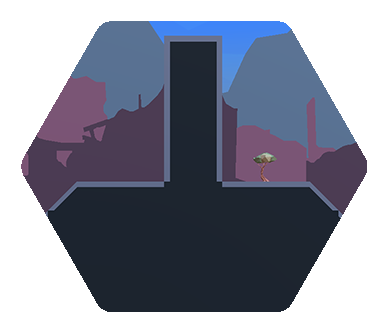
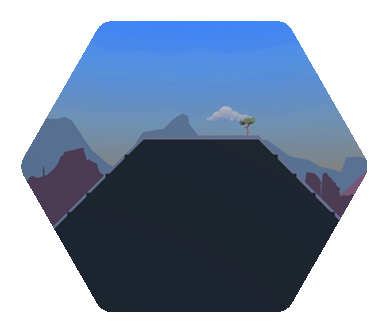
Layered file, before and after one edit (388 x 335). Changes by layer:
added layer "Map_2" above "Map_1" over [21, 21, 367, 230]
hid "Map_1" over [21, 21, 367, 230]
